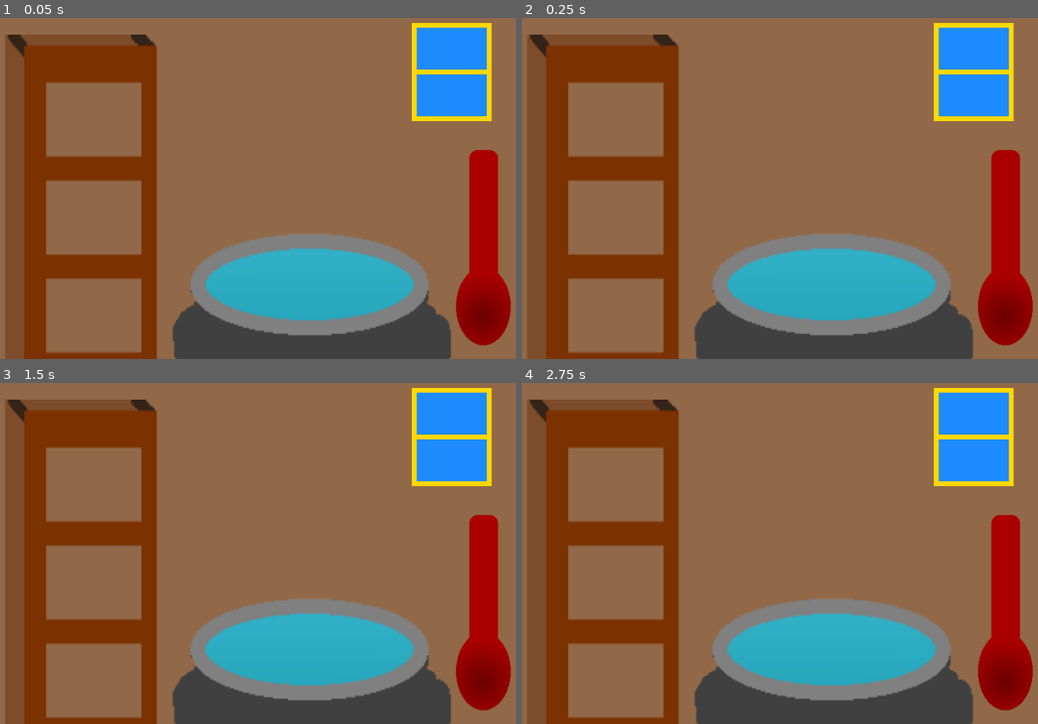
Above: before the commit, frames 1-4 (two rows, left to right).
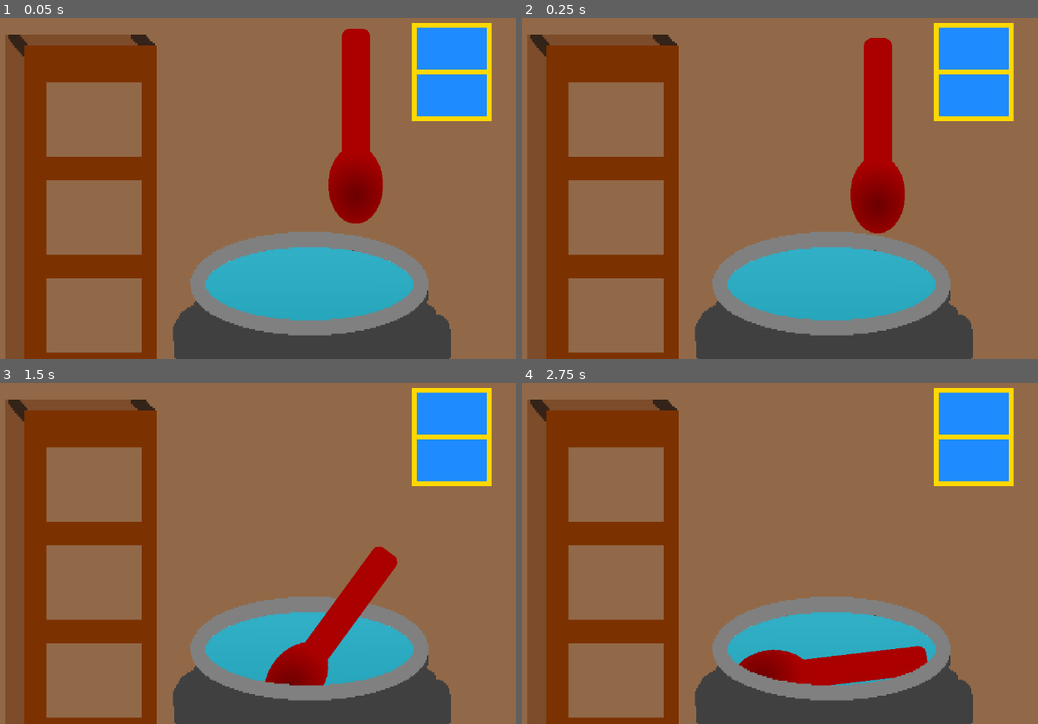
Above: after the commit, the same moments.

Repository: Moon613/Potions-Please
Game: Godot game, scene res://potion_brewing.tscn
The game is run twice, just before and just after one commit, with the same random seed, the same clock (stepped at 60 frames per second) and the same inputs. The project has no main scene, so this scene is started directly.
Inputs (mouse positions are in pixels of both pictures, inside the frame that each line leads up to):
- Up to frame 1 (0.05 s): no input
- Up to frame 2 (0.25 s): no input
- Up to frame 3 (1.5 s): move the mouse to (485, 577) at 0.52 s; hold Right (ui_right) 0.53-1.28 s; hold Ctrl 0.53-1.28 s; click (485, 577) at 0.67 s; move the mouse to (175, 556) at 1.27 s; hold Down (ui_down) from 1.28 s (still down); tap Ctrl at 1.35 s; click (175, 556) at 1.42 s
- Up to frame 4 (2.75 s): move the mouse to (898, 454) at 2.02 s; release Down (ui_down) at 2.03 s; hold Right (ui_right) from 2.03 s (still down); hold Ctrl from 2.03 s (still down); click (898, 454) at 2.17 s

The runs differ from the first frame. In frame 1, 8.4% of the frame differs, in the area x 1-100%, y 2-100%; in frame 2, 8.4%; in frame 3, 7.7%; in frame 4, 7.4%.

Commit message:
Stirring spoon moving and physics

Diff:
--- a/src/Spoon.gd
+++ b/src/Spoon.gd
@@ -1,16 +1,36 @@
-extends Area2D
+extends RigidBody2D
 
+var FOLLOW_MOUSE = false;
+var RELATIVE_MOUSE_POSITION = Vector2();
 
 # Called when the node enters the scene tree for the first time.
 func _ready():
 	pass # Replace with function body.
 
+func _physics_process(delta: float) -> void:
+	if FOLLOW_MOUSE:
+		var goal = get_global_mouse_position() + RELATIVE_MOUSE_POSITION;
+
+		self.linear_velocity.y += (goal - self.position).normalized().y * (1000*abs(goal.y - self.position.y)) * delta;
+		self.linear_velocity.x += (goal - self.position).normalized().x * (1000*abs(goal.x - self.position.x)) * delta;
 
 # Called every frame. 'delta' is the elapsed time since the previous frame.
 func _process(delta):
 	pass
 
 func _input_event(viewport, event, shape_idx):
+	# An Area2D treats it's CollisionShap2D children as itself.
 	if event is InputEventMouseButton:
-		print("Hello World");
+		# 1 is left-click
+		if event.button_index == 1:
+			# A mouse press OR release.
+			if event.pressed:
+				self.gravity_scale = 50;
+				self.linear_damp = 10;
+				FOLLOW_MOUSE = true;
+				RELATIVE_MOUSE_POSITION = self.position - get_global_mouse_position();
+			else:
+				self.linear_damp = 0;
+				self.gravity_scale = 1;
+				FOLLOW_MOUSE = false;
 	pass
--- a/src/potion_brewing.tscn
+++ b/src/potion_brewing.tscn
@@ -5,51 +5,90 @@
 [ext_resource type="Texture2D" uid="uid://bxjs7vx1m3soe" path="res://Textures/Shelf.png" id="3_b05j4"]
 [ext_resource type="Texture2D" uid="uid://br8f8aoq4e8oi" path="res://Textures/Cauldron_Inside.png" id="3_so1hj"]
 [ext_resource type="Texture2D" uid="uid://b8ok6dlccu2ab" path="res://Textures/Potion.png" id="4_5dfir"]
-[ext_resource type="Script" uid="uid://cy24hpu12mau6" path="res://Spoon.gd" id="6_xks6y"]
+[ext_resource type="Script" uid="uid://dsxhue2e16y4i" path="res://Spoon.gd" id="6_xks6y"]
 [ext_resource type="Texture2D" uid="uid://dy2m2ayd1ulkh" path="res://Textures/Spoon.png" id="7_3ii5e"]
+[ext_resource type="Texture2D" uid="uid://behirfcds2hru" path="res://Textures/Cauldron_Top.png" id="7_g2f47"]
+
+[sub_resource type="PhysicsMaterial" id="PhysicsMaterial_3ii5e"]
+friction = 0.0
+bounce = 0.1
 
 [sub_resource type="CapsuleShape2D" id="CapsuleShape2D_g2f47"]
 radius = 6.462035
 height = 56.86591
 
+[sub_resource type="CapsuleShape2D" id="CapsuleShape2D_3ii5e"]
+radius = 71.0
+height = 212.0
+
+[sub_resource type="PhysicsMaterial" id="PhysicsMaterial_g2f47"]
+friction = 0.0
+
 [node name="Potion Brewing" type="Node2D" unique_id=965922724]
 
 [node name="Background" type="Sprite2D" parent="." unique_id=1804067386]
+texture_filter = 1
 texture = ExtResource("1_hlnv1")
 
 [node name="Camera2D" type="Camera2D" parent="." unique_id=1260672056]
 zoom = Vector2(0.6, 0.6)
 
 [node name="Shelf" type="Sprite2D" parent="." unique_id=164151715]
+texture_filter = 1
 position = Vector2(-628, 71.25)
 scale = Vector2(2.7478263, 6.298658)
 texture = ExtResource("3_b05j4")
 
 [node name="Cauldron Inside" type="Sprite2D" parent="." unique_id=1780531648]
+texture_filter = 1
 position = Vector2(1.8110995, 328)
 scale = Vector2(4.4001594, 4.6666665)
 texture = ExtResource("3_so1hj")
 
 [node name="Potion" type="Sprite2D" parent="." unique_id=1080880378]
+texture_filter = 1
 position = Vector2(-7.999977, 308)
 scale = Vector2(5.2266665, 5.8285723)
 texture = ExtResource("4_5dfir")
 
+[node name="Cauldron Top" type="Sprite2D" parent="." unique_id=733638436]
+texture_filter = 1
+position = Vector2(2.0000463, 250.5)
+scale = Vector2(4.3144655, 4.4857144)
+texture = ExtResource("7_g2f47")
+
+[node name="Spoon" type="RigidBody2D" parent="." unique_id=1458366467]
+position = Vector2(137, -240)
+disable_mode = 2
+input_pickable = true
+physics_material_override = SubResource("PhysicsMaterial_3ii5e")
+can_sleep = false
+script = ExtResource("6_xks6y")
+
+[node name="Sprite2D" type="Sprite2D" parent="Spoon" unique_id=736801461]
+texture_filter = 1
+position = Vector2(-1.4305115e-05, 112.00001)
+scale = Vector2(1.9199997, 1.9733334)
+texture = ExtResource("7_3ii5e")
+
+[node name="CollisionShape2D" type="CollisionShape2D" parent="Spoon" unique_id=1071572395]
+position = Vector2(4.673004e-05, 7.6293945e-06)
+scale = Vector2(6.19, 6.19)
+shape = SubResource("CapsuleShape2D_g2f47")
+
+[node name="CollisionShape2D2" type="CollisionShape2D" parent="Spoon" unique_id=1732083214]
+position = Vector2(0, 281)
+shape = SubResource("CapsuleShape2D_3ii5e")
+
 [node name="Cauldron" type="Sprite2D" parent="." unique_id=1335512008]
+texture_filter = 1
 position = Vector2(0, 219)
 scale = Vector2(4.312081, 4.3120804)
 texture = ExtResource("2_sgo1m")
 
-[node name="Area2D" type="Area2D" parent="." unique_id=1306469700]
-position = Vector2(505, 112)
-script = ExtResource("6_xks6y")
+[node name="Cauldron Hitbox" type="StaticBody2D" parent="." unique_id=1769598805]
+physics_material_override = SubResource("PhysicsMaterial_g2f47")
 
-[node name="Sprite2D" type="Sprite2D" parent="Area2D" unique_id=736801461]
-position = Vector2(-1.4305115e-05, 112.00001)
-scale = Vector2(1.9199997, 1.9733334)
-texture = ExtResource("7_3ii5e")
-
-[node name="CollisionShape2D" type="CollisionShape2D" parent="Area2D" unique_id=1071572395]
-position = Vector2(4.673004e-05, 7.6293945e-06)
-scale = Vector2(6.19, 6.19)
-shape = SubResource("CapsuleShape2D_g2f47")
+[node name="CollisionPolygon2D" type="CollisionPolygon2D" parent="Cauldron Hitbox" unique_id=828861719]
+position = Vector2(-317, 320)
+polygon = PackedVector2Array(32, 39, 38, 151, 318, 204, 597, 160, 593, 49, 622, 13, 660, 15, 657, 63, 723, 129, 726, 219, 318, 254, -16, 224, -63, 222, -72, 136, -6, 53, -24, -1, 12, -1)
Not shown, changed: src/Spoon.gd.uid
Not shown, added: src/Textures/BlurryGrass.png.import
Binary file changed: src/Textures/Cauldron.png
Binary file added: src/Textures/Cauldron_Top.png
Not shown, added: src/Textures/Cauldron_Top.png.import
Not shown, added: src/Textures/Cursor.png.import
Not shown, added: src/Textures/DewJarEmpty.png.import
Not shown, added: src/Textures/DewJarFull.png.import
Not shown, added: src/Textures/GrassDewBG.png.import
Not shown, added: src/Textures/Morning Dew.png.import
Not shown, added: src/Textures/OpenWetOverlay.png.import
Not shown, added: src/Textures/RagOpenDry.png.import
(and 4 more such lines)
